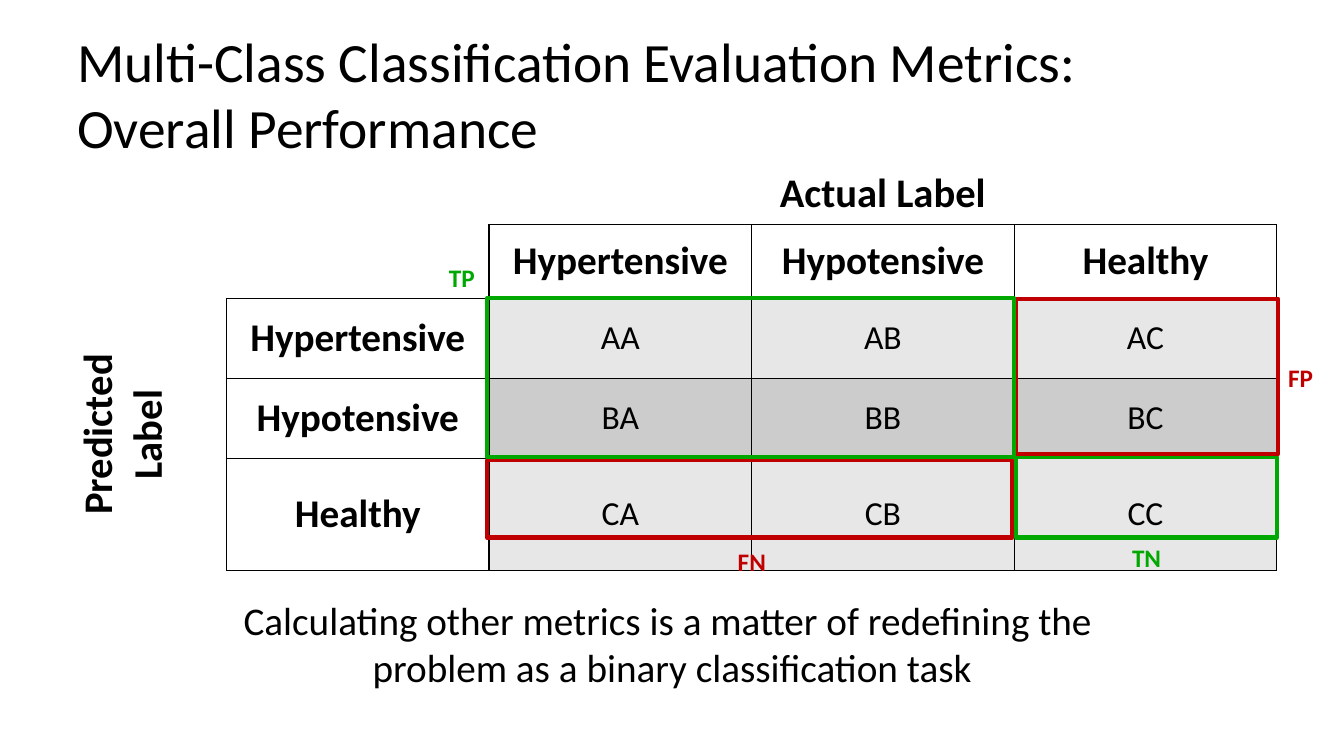
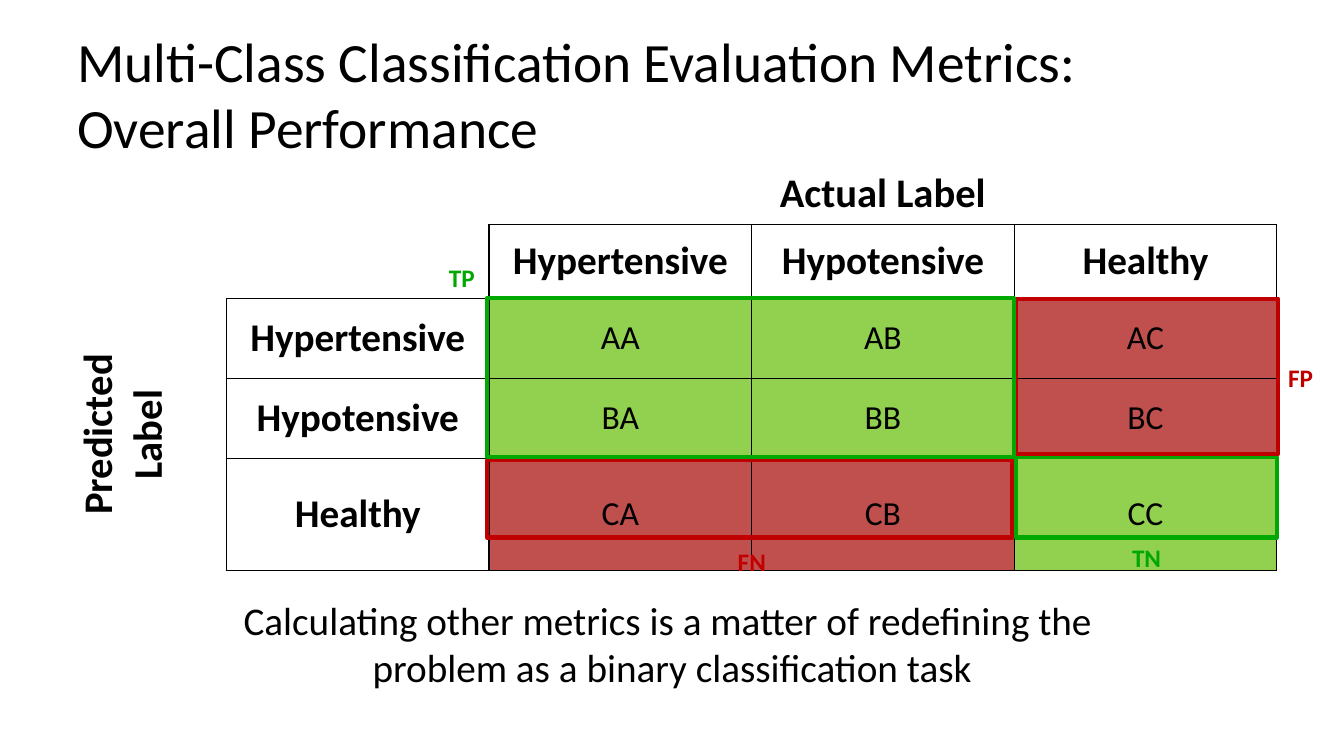
Before and after one commit to C4M-UofT/C4M-UofT.github.io, a slide deck: slide 64 of lectures/module3/3-1_ml_workflow/MachineLearning_tutorial.pptx. Drawn at 1344x756 pixels with LibreOffice and Linux fonts; fonts in the diff are those of the drawing. Boxes give left, top, right and bottom in pixels: in the first picture for what was removed or moved away, otherwise in the second. Text is boxed around its words. In the diff, an @@ line names an element or a change of style, - is before the commit and + after.

```diff
--- a/lectures/module3/3-1_ml_workflow/MachineLearning_tutorial.pptx
+++ b/lectures/module3/3-1_ml_workflow/MachineLearning_tutorial.pptx
@@ table at box(68, 162, 1275, 537) @@
@@ fill #E7E7E7 to #92D050 in 3 cells @@
@@ fill #E7E7E7 to #C0504D in 3 cells @@
@@ fill #CCCCCC to #92D050 in 2 cells @@
@@ fill #CCCCCC to #C0504D in row 4, column 5 @@
```
Also in this commit, not shown: 7 other slides changed, 4 other files.
